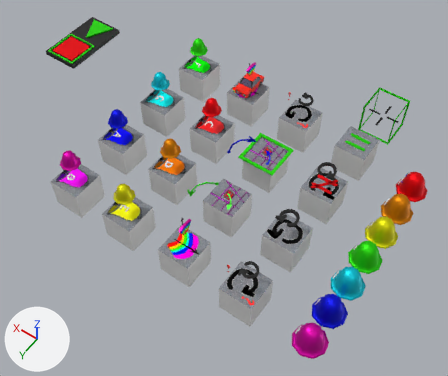
Two versions of the Blender file models.blend, one commit apart.
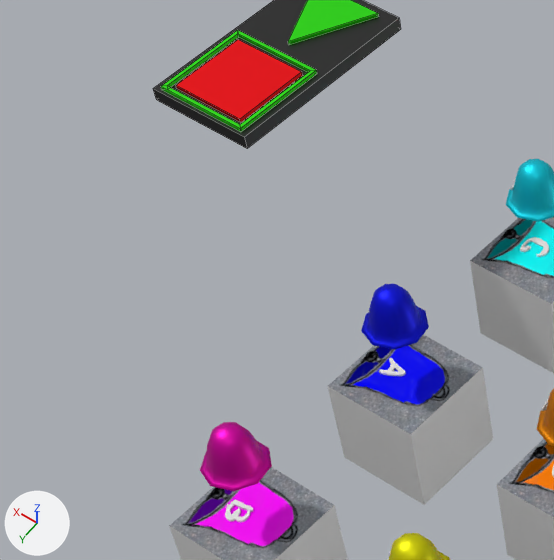
Each version appears first whole from a 50 mm lens placed at (-4.11, 12.72, 14.55), pointed at (2.55, 3.4, -0.09), and next in a close-up on the part from 0% to 37% of the width and 7% to 51% of the height. The lights are fixed; the arrows at lower left show +X, +Y and +Z. The close-ups show mesh edges as thin lines.

The scene before the commit, as lines of its bpy script (objects in view):
```python
me_cmd_10_bell_d = bpy.data.meshes.new('cmd 10 bell D')
me_cmd_10_bell_d.from_pydata(...)  # 52 vertices, 52 faces; spans x -0.5..0.5, y -0.5..0.5, z -0.5..0.52
# faces by material slot: [1, 51]
me_cmd_10_bell_d.materials.append(mat_commands)  # picture img_commands_png
me_cmd_10_bell_d.materials.append(mat_white)  # white #e7e7e7
me_control_panel = bpy.data.meshes.new('control panel')
me_control_panel.from_pydata(...)  # 22 vertices, 17 faces; spans x -0.55..0.56, y -1.0..1.0, z -0.13..0.04
# faces by material slot: [6, 5, 6]
me_control_panel.materials.append(mat_bell_c)  # red #ff000e
me_control_panel.materials.append(mat_bell_f)  # green #2ce700
me_control_panel.materials.append(mat_eyelids)  # black #070707
me_roof_13_bell_g = bpy.data.meshes.new('roof 13 bell G')
me_roof_13_bell_g.from_pydata(...)  # 333 vertices, 336 faces; spans x -0.3..0.3, y -0.284..0.306, z -0.858..-0.37
# faces by material slot: [56, 209, 71]
me_roof_13_bell_g.materials.append(mat_clapper)  # grey #7f7f7f
me_roof_13_bell_g.materials.append(mat_bell_g)  # cyan #00d3e7
me_roof_13_bell_g.materials.append(mat_white)  # white #e7e7e7
ob_cmd_10_bell_d = bpy.data.objects.new('cmd 10 bell D', me_cmd_10_bell_d)
ob_cmd_10_bell_d.location = (4.0, 4.0, 0.0)
ob_control_panel = bpy.data.objects.new('control panel', me_control_panel)
ob_control_panel.location = (8.021, 3.0, 2.598)
ob_roof_13_bell_g = bpy.data.objects.new('roof 13 bell G', me_roof_13_bell_g)
ob_roof_13_bell_g.location = (6.0, 2.0, 1.987)
# also in view: 'cmd 14 bell A' at (6.0, 4.0, 0.01); 'cmd 15 bell B' at (6.0, 6.0, 0.01); 'cmd 13 bell G' at (6.0, 2.0, 0.01); 'roof 11 bell E' at (4.0, 6.01, 1.37); 'button selected' at (8.02, 3.49, 2.62)
```
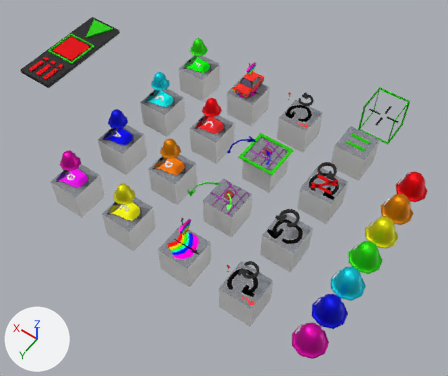
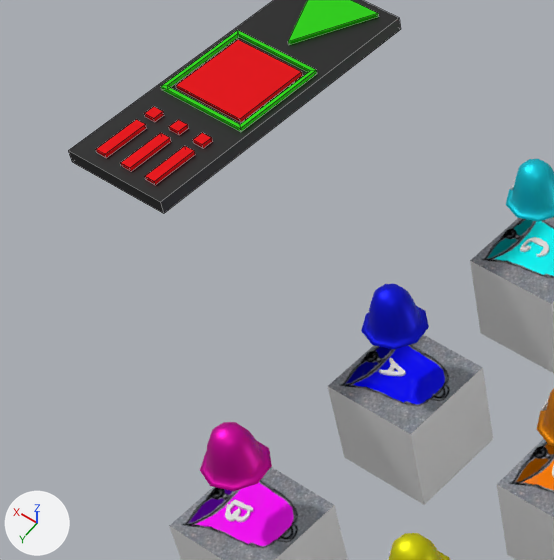
What differs and where, as boxes [x1, y1, x2, y2] in the close-ups (554 x 560 px; the box of a moved part takes in the faces that stretch with it):
'control panel', reshaped: before [153, 0, 401, 148]; after [68, 0, 401, 214]
part 1 of me_control_panel, added: after [193, 133, 213, 148]
part 2 of me_control_panel, added (red): after [145, 146, 195, 185]
part 3 of me_control_panel, added: after [169, 120, 189, 135]
part 4 of me_control_panel, added (red): after [121, 133, 171, 172]
part 5 of me_control_panel, added: after [144, 107, 164, 122]
part 6 of me_control_panel, added (red): after [96, 120, 147, 158]
part 7 of me_control_panel, moved or reshaped: before [153, 0, 274, 148]; after [68, 0, 274, 214]

Patch to the scene script:
```diff
--- a/models.blend.py
+++ b/models.blend.py
@@ me_control_panel @@
 # used by ob_control_panel; location = (8.021, 3.0, 2.598)
-me_control_panel.from_pydata(...)  # 22 vertices, 17 faces; spans x -0.55..0.56, y -1.0..1.0, z -0.13..0.04
+me_control_panel.from_pydata(...)  # 70 vertices, 53 faces; spans x -0.55..0.56, y -1.0..2.0, z -0.13..0.04
+# me_control_panel part 1: a new loose piece, a box spanning x -0.362..-0.247, y 1.195..1.309, z 0.0..0.04, in mat_bell_c (red #ff000e)
+# me_control_panel part 2: a new loose piece, a box spanning x -0.362..-0.247, y 1.403..1.877, z 0.0..0.04, in mat_bell_c (red #ff000e)
+# me_control_panel part 3: a new loose piece, a box spanning x -0.074..0.041, y 1.195..1.309, z 0.0..0.04, in mat_bell_c (red #ff000e)
+# me_control_panel part 4: a new loose piece, a box spanning x -0.074..0.041, y 1.403..1.877, z 0.0..0.04, in mat_bell_c (red #ff000e)
+# me_control_panel part 5: a new loose piece, a box spanning x 0.224..0.338, y 1.195..1.309, z 0.0..0.04, in mat_bell_c (red #ff000e)
+# me_control_panel part 6: a new loose piece, a box spanning x 0.224..0.338, y 1.403..1.877, z 0.0..0.04, in mat_bell_c (red #ff000e)
+# me_control_panel part 7
+# 4 vertices are removed from x -0.55..0.56, y 1.0, z -0.13..0.0
+# 5 faces are deleted
+# 4 vertices are added at (-0.55, 2.0, 0.0), (0.56, 2.0, 0.0), (-0.55, 2.0, -0.13), (0.56, 2.0, -0.13)
+# 5 new faces join them, mat_eyelids (black #070707)
 me_control_panel.materials.append(mat_bell_c)
```
